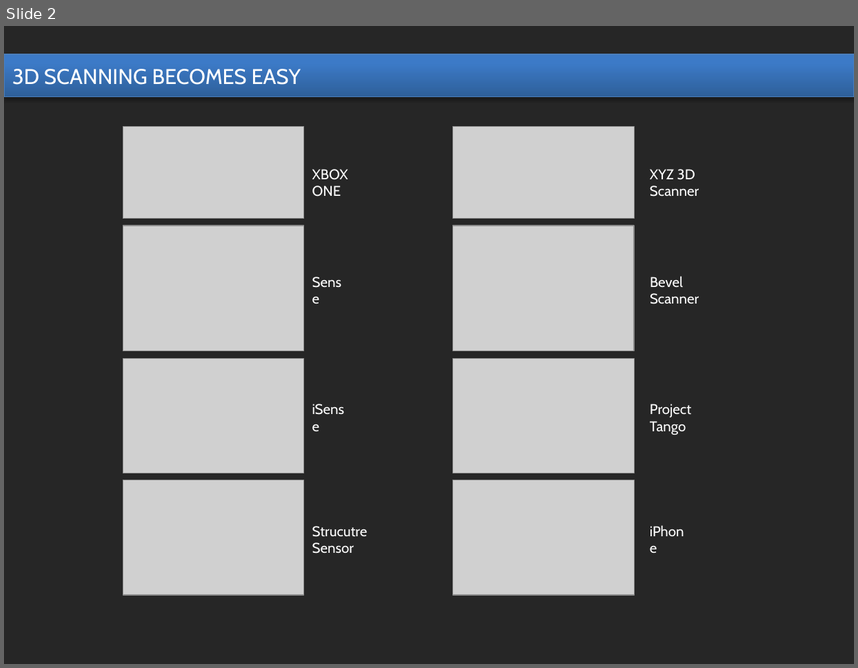
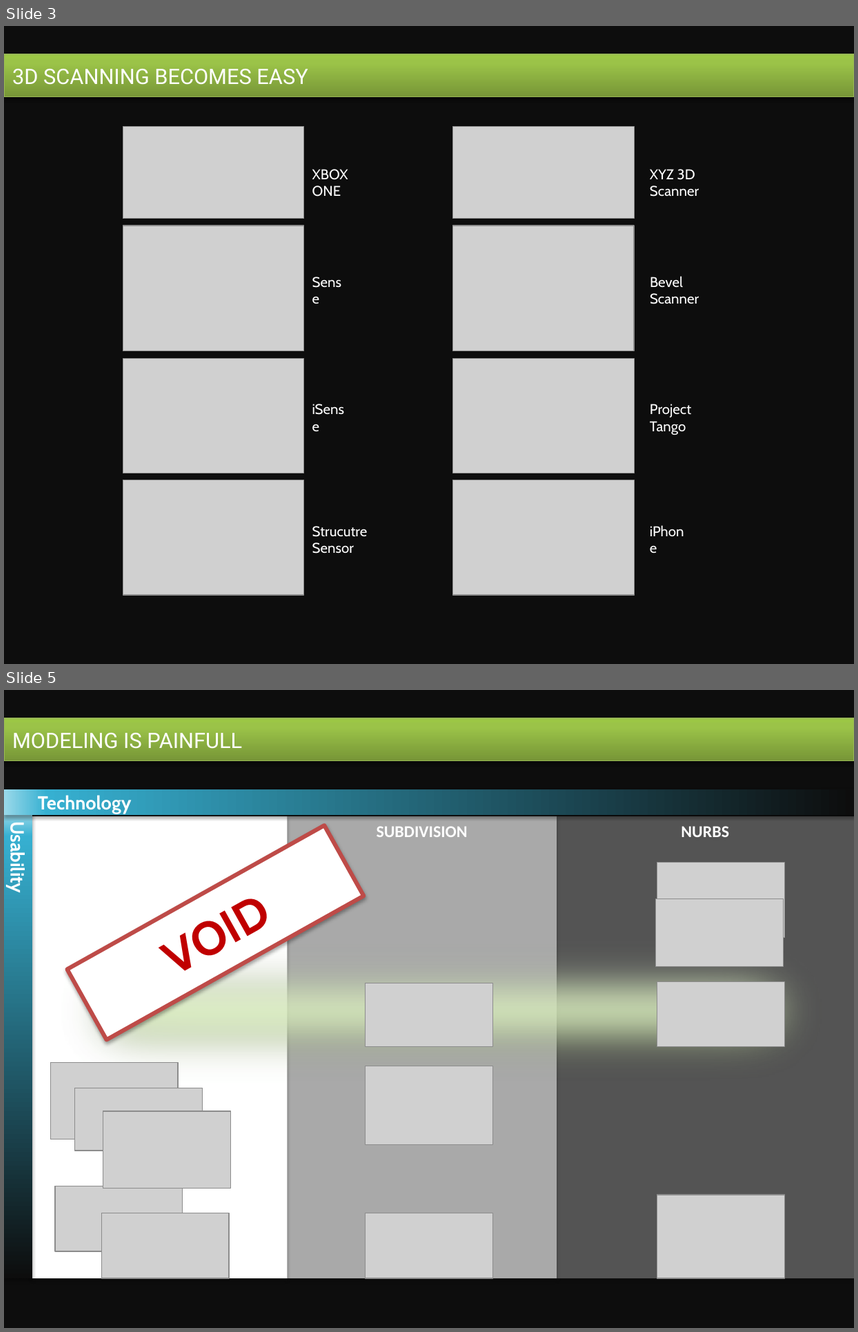
Before and after one commit to dongzgh/visplayer, a slide deck: docs/products/market_analysis.pptx. Shown one above the other, each under a label of ours: slide 2 before the commit, slides 3 and 5 after it; the slides between them are not shown. The pictures are 858x668 and 858x1332 pixels, drawn with LibreOffice and Linux fonts; fonts in the diff are those of the drawing; grey boxes stand for pictures. Boxes give left, top, right and bottom in pixels: in the first picture for what was removed or moved away, otherwise in the second. Text is boxed around its words. In the diff, an @@ line names an element or a change of style, - is before the commit and + after.

```diff
--- a/docs/products/market_analysis.pptx
+++ b/docs/products/market_analysis.pptx
@@ slide 5 added at <box>4,690,854,1328</box>, background #0D0D0D @@
@@ rectangle added at <box>4,718,854,760</box>, fill gradient #779737 to #9BC348 to #9DC746, outline #98B955 0.75 pt, 18 pt, text #FFFFFF @@
+MODELING IS PAINFULL
@@ group added at <box>4,789,854,1279</box>: 12 pictures, 7 rectangles @@
+NURBS
+SUBDIVISION
+Usability
+Technology
+VOID
@@ what was slide 2 is now slide 3 @@
@@ slide 3 changed as well @@
@@ background #262626 to #0D0D0D @@
@@ rectangle "3D SCANNING BECOMES EASY" at <box>4,54,854,96</box>: font Cabin to Roboto; fill gradient #2F5F99 to #3D7CC7 to #3A7CCB to gradient #779737 to #9BC348 to #9DC746; outline #4B7EBC 0.75 pt to #98B955 0.75 pt @@
```
Also in this commit, not shown: 1 other slide changed, 3 other slides added, 1 slide removed, 2 other files.
